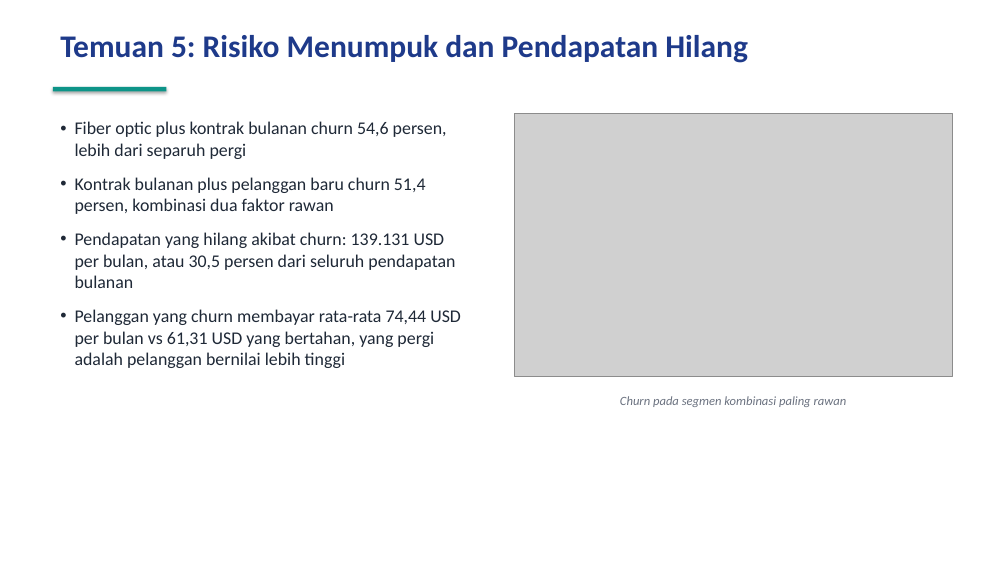
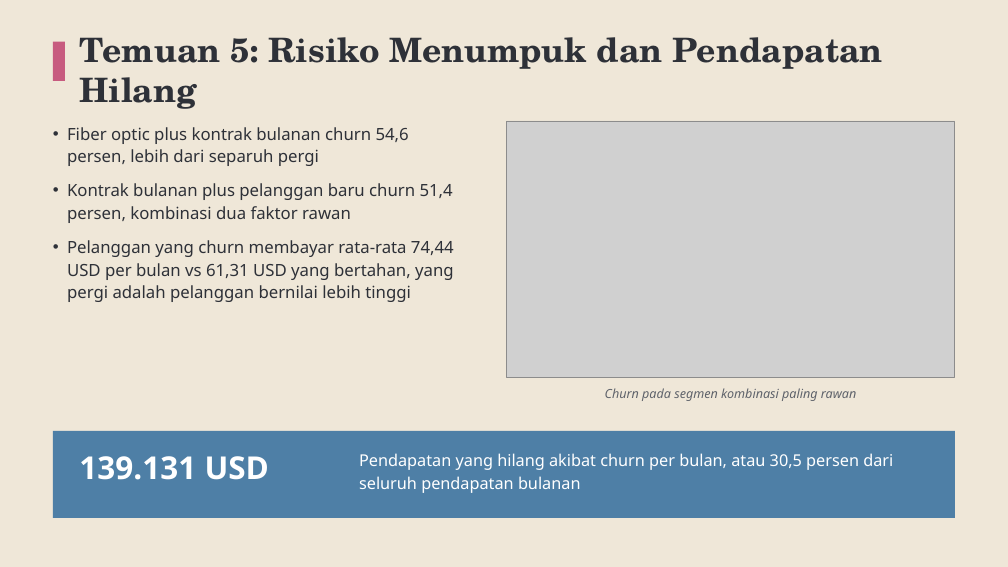
Before and after one commit to baghizash/telco-customer-churn-analysis, a slide deck: slide 8 of Portofolio-Analisis-Telco-Churn.pptx. Drawn at 1008x567 pixels with LibreOffice and Linux fonts; fonts in the diff are those of the drawing; grey boxes stand for pictures. Boxes give left, top, right and bottom in pixels: in the first picture for what was removed or moved away, otherwise in the second. Text is boxed around its words. In the diff, an @@ line names an element or a change of style, - is before the commit and + after.

```diff
--- a/Portofolio-Analisis-Telco-Churn.pptx
+++ b/Portofolio-Analisis-Telco-Churn.pptx
@@ background #FFFFFF to #EFE7D8 @@
@@ text "Temuan 5: Risiko Menumpuk dan ...": place and size @@
-text "Temuan 5: Risiko Menumpuk dan ..." at <box>60,35,748,63</box>
+text "Temuan 5: Risiko Menumpuk dan ..." at <box>79,37,883,109</box>
@@ text "Temuan 5: Risiko Menumpuk dan ..." at <box>79,37,883,109</box>: size 30 to 32 pt, font Calibri to TeX Gyre Schola, text colour #1E3A8A to #2E3138; less space between paragraphs @@
@@ rectangle added at <box>53,42,65,81</box>, fill #C75B7F @@
@@ rectangle removed at <box>53,87,166,91</box> @@
@@ text "Fiber optic plus kontrak bulanan ...": place and size @@
-text "Fiber optic plus kontrak bulanan ..." at <box>75,121,461,368</box>
+text "Fiber optic plus kontrak bulanan ..." at <box>67,127,454,302</box>
@@ text "Fiber optic plus kontrak bulanan ..." at <box>67,127,454,302</box>: size 17 to 16 pt, font Calibri to Noto Sans, text colour #1F2937 to #2E3138; line spacing 1 to 1.12; less space between paragraphs @@
@@ picture: place and size @@
-picture at <box>514,113,953,377</box>
+picture at <box>507,121,955,377</box>
@@ text at <box>75,232,455,288</box>: paragraph removed @@
-• Pendapatan yang hilang akibat churn: 139.131 USD per bulan, atau 30,5 persen dari seluruh pendapatan bulanan
@@ text "Churn pada segmen kombinasi paling ...": place and size @@
-text "Churn pada segmen kombinasi paling ..." at <box>620,396,847,407</box>
+text "Churn pada segmen kombinasi paling ..." at <box>605,388,856,401</box>
@@ text "Churn pada segmen kombinasi paling ..." at <box>605,388,856,401</box>: font Calibri to Noto Sans, text colour #6B7280 to #5F636B; less space between paragraphs @@
@@ rectangle added at <box>53,431,955,518</box>, fill #4E7FA6 @@
@@ text added at <box>79,456,269,480</box>, 30 pt, text #FFFFFF, bold @@
+139.131 USD
@@ text added at <box>359,453,893,493</box>, 15.5 pt, text #FFFFFF @@
+Pendapatan yang hilang akibat churn per bulan, atau 30,5 persen dari seluruh pendapatan bulanan
```
Also in this commit, not shown: 9 other slides changed.
